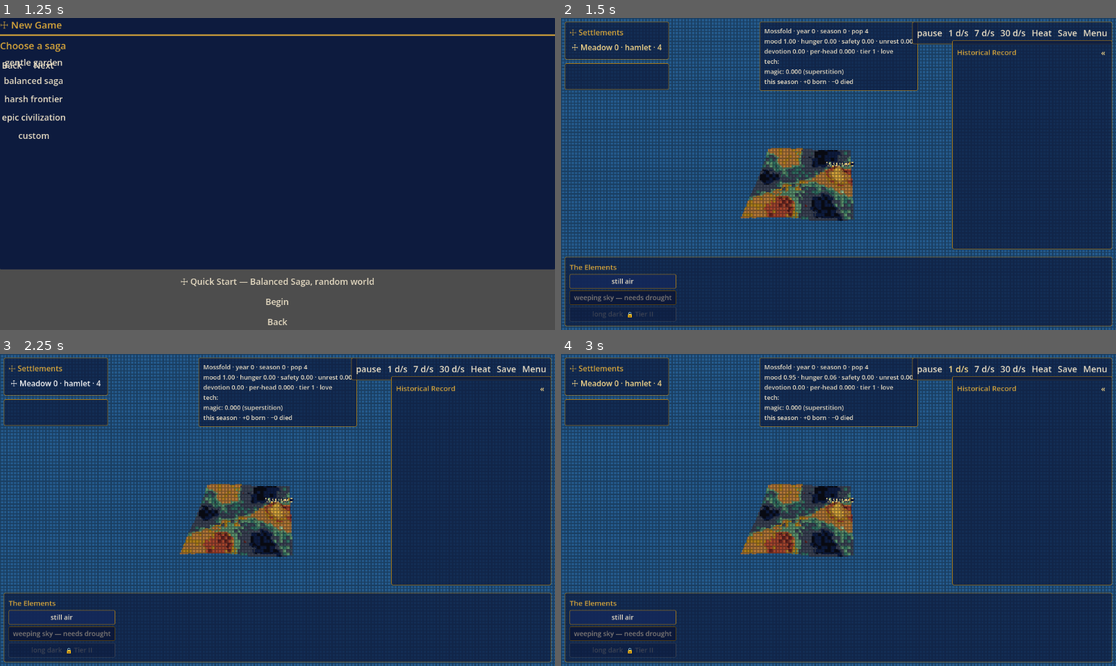
Above: before the commit, frames 1-4 (two rows, left to right).
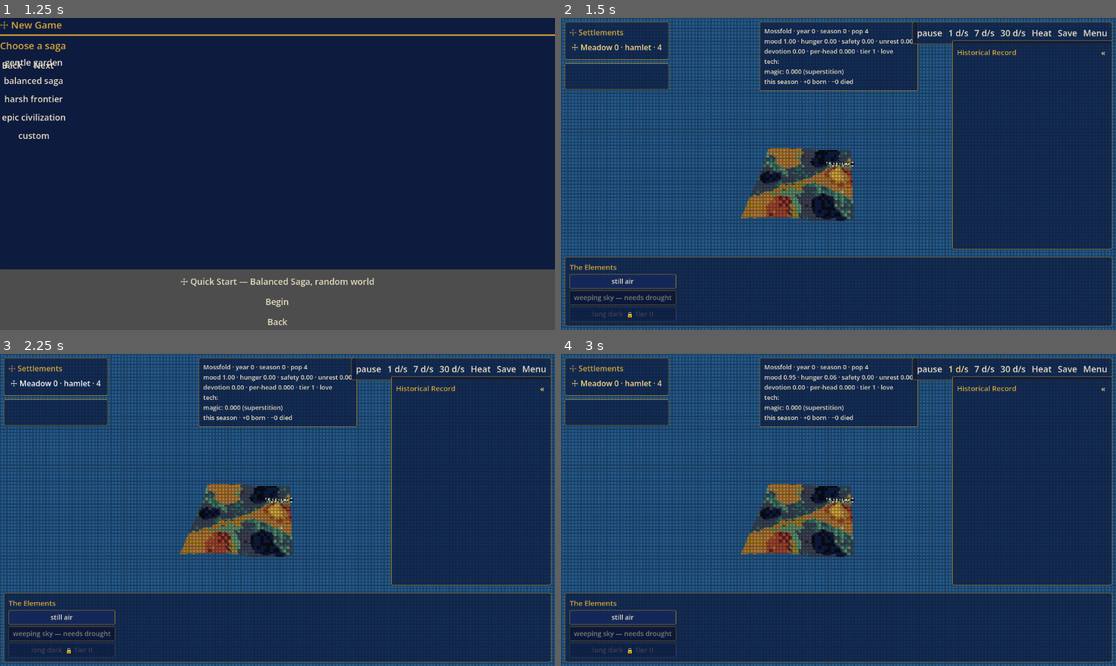
Above: after the commit, the same moments.

Repository: khuzul2/gnome-colony
Game: Godot game, scene res://presentation/main.tscn
Same seed, same stepped clock (60 frames per second), same inputs: the game is played once before the commit and once after it.
Inputs:
- Up to frame 1 (1.25 s): click "New Game" at 0.5 s
- Up to frame 2 (1.5 s): click "☩ Quick Start — Balanced Saga…" at 1.25 s
- Up to frame 3 (2.25 s): click "☩ Meadow 0 · hamlet · 4" at 2 s
- Up to frame 4 (3 s): click "1 d/s" at 2.75 s

Frame 1 is identical in both runs. In frame 2, 0.6% of the frame differs, in the area x 32-53%, y 41-66%; in frame 3, 0.6%; in frame 4, 0.6%.

Commit message:
G2.2: finer bake grid 24->64 so the Gaea detail tessellates
WorldView.GRID 24 -> 64 [gaea §gaea-gen]; walkable_faces = GRID²·6 fed to NavWorld.
test_world_view +leg (GRID==64, face count); nav route still found + buried-road
refusal unchanged (test_nav_world/test_movement/test_phase13_exit); 24 targeted green,
lint clean.

Reviewer disclosed 3 non-blocking items (2 are G0.1 spec self-tensions, all Gate-G
tunable): (1) the 64² bake ~65-69 ms exceeds BAKE_BUDGET_MS 50 — G4.2 owns bringing it
under (corner-height caching is the behavior-preserving win, or tune GRID/octaves);
(2) §gaea-gen's "cell must divide step" prose is an over-statement — the real constraint
(map cell == navmesh cell, both 0.5) holds, routes are found, comment corrected;
(3) worst-case per-cell slope can exceed agent_max_climb but real FBM gradients are
gentle — a future seed-sweep test would prove nav-safety generally.

Co-Authored-By: Claude Opus 4.8 <noreply@anthropic.com>

Diff:
--- a/presentation/world_view.gd
+++ b/presentation/world_view.gd
@@ -6,7 +6,14 @@
 ## a skin the sim never knows exists (presentation reads sim, never the
 ## reverse). GRID/EXTENT are render resolution: graphics, not sim.
 
-const GRID := 24
+## G2.2 [gaea §gaea-gen]: 64² tessellation — fine enough to show the Gaea sub-basin
+## detail (the old 24² was too coarse). walkable_faces scale with it (GRID²·6). NOTE the
+## step (28/64 ≈ 0.4375 km) does NOT divide NavWorld.CELL_SIZE (0.5) as §gaea-gen's prose
+## cautions, but the voxelizer rasterizes the terrain triangles at CELL_SIZE regardless —
+## the binding constraint is map cell_size == navmesh cell_size (both 0.5, satisfied) — so
+## routes are still found (test_nav_world/test_movement/test_phase13). PERF: this bake
+## measures ~65-69 ms, over BAKE_BUDGET_MS 50 — G4.2 owns bringing it under budget.
+const GRID := 64
 const EXTENT_KM := 14.0
 
 ## R5.1 [leg §L-relief] — the raw region elevations (≈1–3 units) are ~0.1% of the
--- a/test/test_world_view.gd
+++ b/test/test_world_view.gd
@@ -72,3 +72,19 @@
 	assert_almost_eq(
 		a.height_at(center), b.height_at(center), 1e-4, "basin centers stay anchored across seeds"
 	)
+
+
+func test_bake_grid_is_fine_enough_to_show_detail():
+	# G2.2 [gaea §gaea-gen]: the old 24² grid was too coarse to tessellate the Gaea
+	# detail; raise it to 64² so sub-basin relief actually shows. walkable_faces (fed to
+	# NavWorld) stays consistent: GRID² quads × 2 triangles × 3 vertices.
+	assert_eq(WorldView.GRID, 64, "finer bake tessellation [gaea §gaea-gen]")
+	var graph := _graph()
+	var view := WorldView.new()
+	add_child_autofree(view)
+	view.sync(graph, 3)
+	assert_eq(
+		view.walkable_faces.size(),
+		WorldView.GRID * WorldView.GRID * 6,
+		"walkable faces scale with the finer grid"
+	)
Not shown, changed: PROGRESS.md
